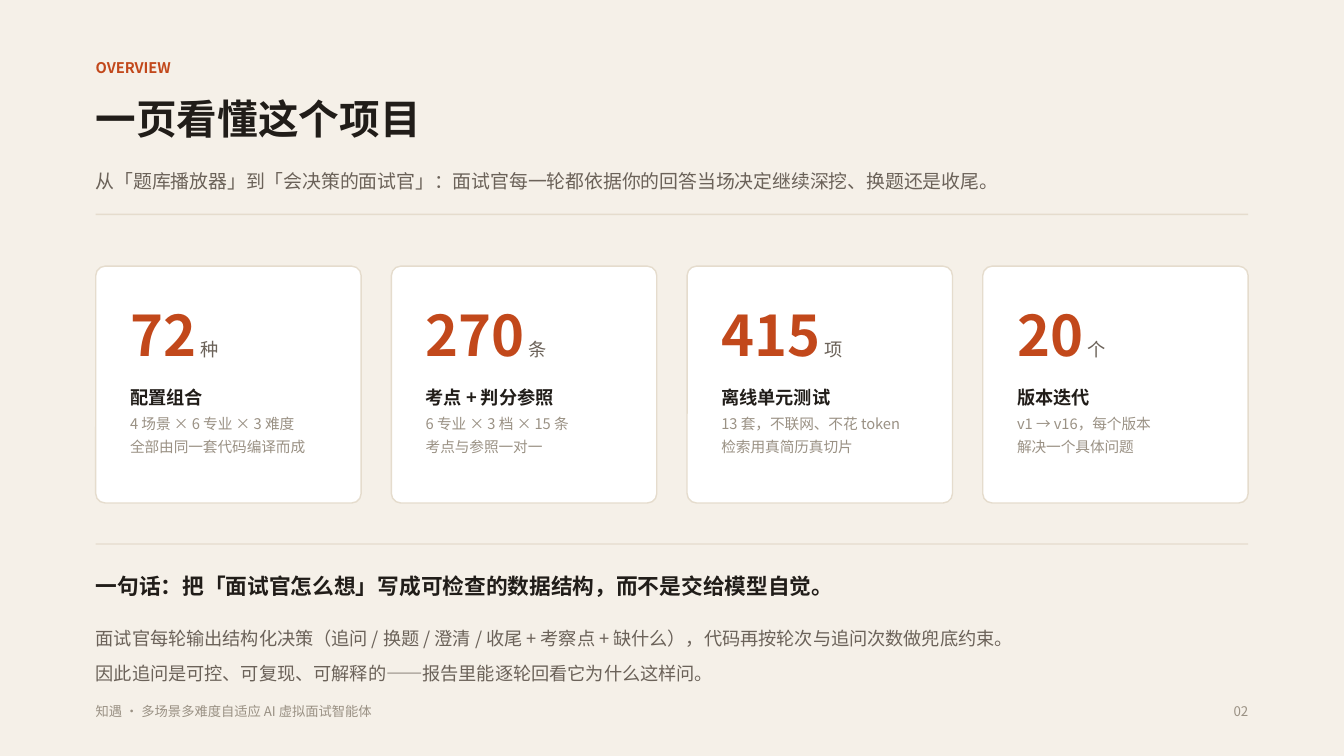
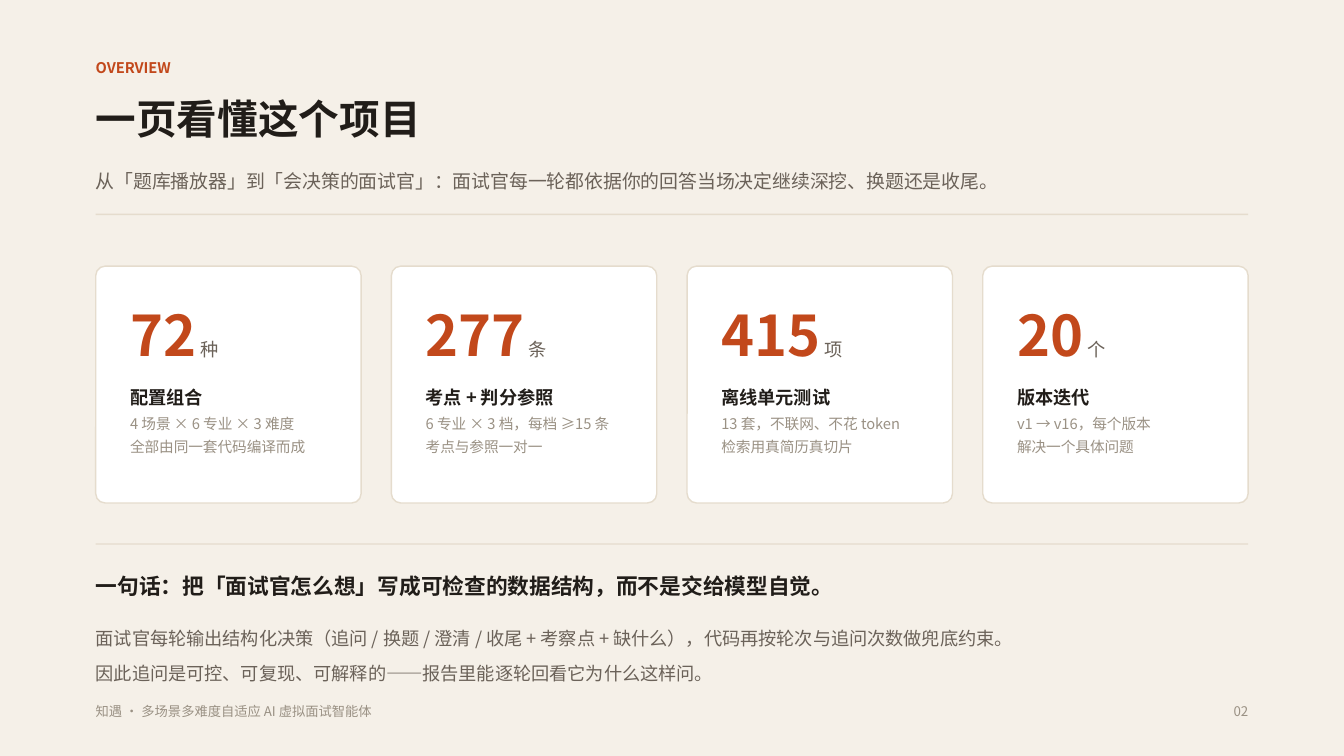
Before and after one commit to shuangxingxi/zhiyu-interview, a slide deck: slide 2 of 知遇-AI虚拟面试官-答辩.pptx. Drawn at 1344x756 pixels with LibreOffice and Linux fonts; fonts in the diff are those of the drawing. Boxes give left, top, right and bottom in pixels: in the first picture for what was removed or moved away, otherwise in the second. Text is boxed around its words. In the diff, an @@ line names an element or a change of style, - is before the commit and + after.

```diff
--- a/知遇-AI虚拟面试官-答辩.pptx
+++ b/知遇-AI虚拟面试官-答辩.pptx
@@ text at (426, 313, 547, 358): text changed @@
-270 条
+277 条
@@ text at (426, 417, 610, 430): text changed @@
-6 专业 × 3 档 × 15 条
+6 专业 × 3 档，每档 ≥15 条
```
Also in this commit, not shown: 6 other slides changed, 4 other files.
